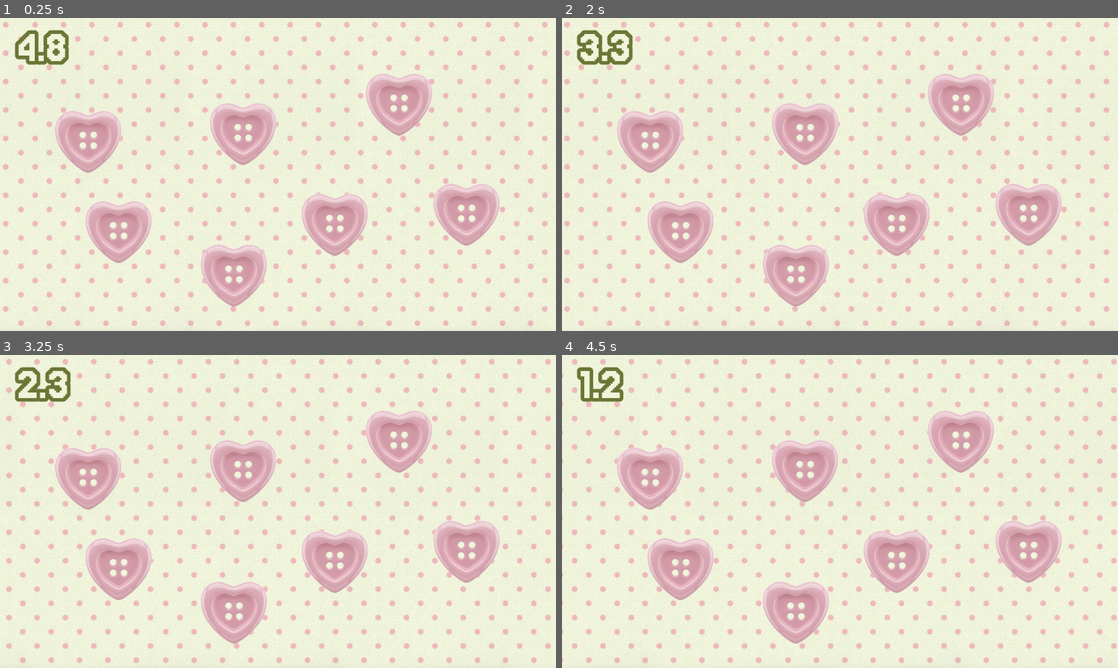
Above: before the commit, frames 1-4 (two rows, left to right).
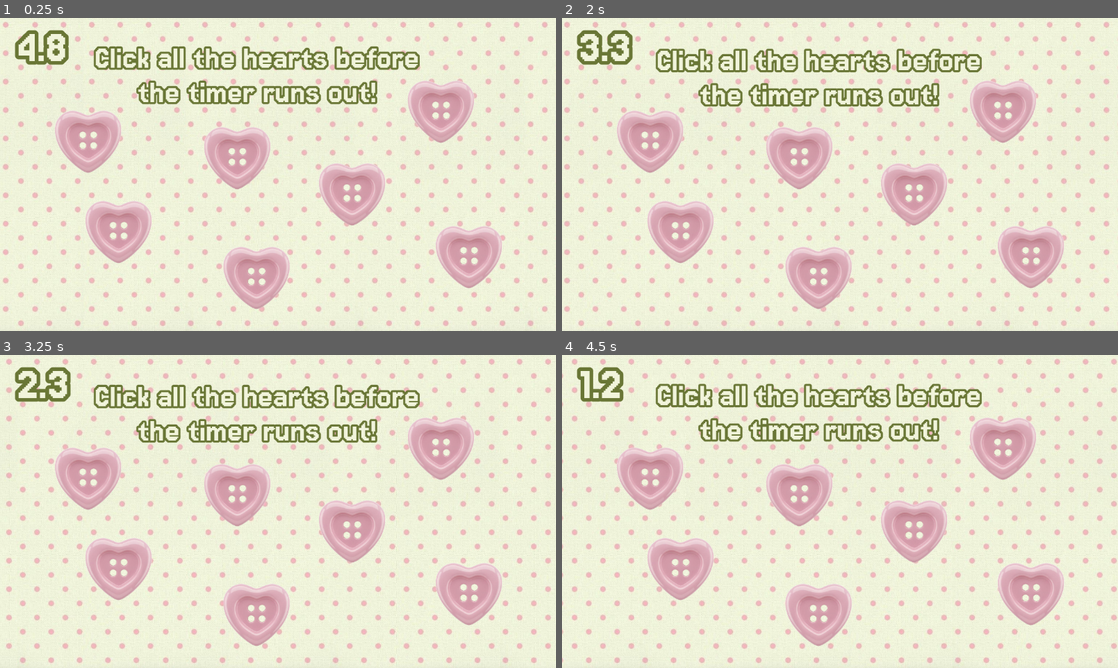
Above: after the commit, the same moments.

Repository: OhKay404/MadMiffy
Game: Godot game, scene res://Scenes/minigame_2.tscn
The game is run twice, just before and just after one commit, with the same random seed, the same clock (stepped at 60 frames per second) and the same inputs. This scene is started directly instead of the project's main scene.
Inputs:
- Up to frame 1 (0.25 s): no input
- Up to frame 2 (2 s): tap Enter (ui_accept) at 0.5, 0.77, 1.52 s; hold Right (ui_right) from 0.53 s (still down)
- Up to frame 3 (3.25 s): release Right (ui_right) at 2.03 s; hold Left (ui_left) 2.03-2.78 s; hold Right (ui_right) from 2.78 s (still down); tap Enter (ui_accept) at 3.02 s
- Up to frame 4 (4.5 s): tap Enter (ui_accept) at 3.77 s; release Right (ui_right) at 4.28 s; hold Left (ui_left) from 4.28 s (still down)

The runs differ from the first frame. In frame 1, 16% of the frame differs, in the area x 16-91%, y 8-94%; in frame 2, 16%; in frame 3, 16%; in frame 4, 16%.

Commit message:
Added game directions to minigame 2 and updated winner and death screen scripts
Global.lives and Global.minigames_done is reset to 0 when the user clicks "Main Menu" button in death and winner screens

Diff:
--- a/Scenes/minigame_2.tscn
+++ b/Scenes/minigame_2.tscn
@@ -1,10 +1,73 @@
-[gd_scene load_steps=6 format=3 uid="uid://c0vc2vc60i6tp"]
+[gd_scene load_steps=10 format=3 uid="uid://c0vc2vc60i6tp"]
 
 [ext_resource type="Texture2D" uid="uid://dedc3ydng1lbe" path="res://Images/MinigameBackground.png" id="1_dfb65"]
 [ext_resource type="Script" uid="uid://c3kq15bu4jq2q" path="res://Scripts/minigame_2.gd" id="1_rfxq2"]
 [ext_resource type="Texture2D" uid="uid://xrmoia2au82d" path="res://Images/Heart.png" id="2_rfxq2"]
 [ext_resource type="Script" uid="uid://dunljtxi5gjuv" path="res://Scripts/button_1.gd" id="3_mmgun"]
 [ext_resource type="PackedScene" uid="uid://ciubhudsjrmgn" path="res://Scenes/themed_timer_scene.tscn" id="4_h684j"]
+[ext_resource type="FontFile" uid="uid://d0hi4fplr7yai" path="res://Fonts/Jersey15-Regular.ttf" id="6_mmgun"]
+
+[sub_resource type="Animation" id="Animation_mmgun"]
+resource_name = "floating_directions"
+length = 2.8
+loop_mode = 1
+tracks/0/type = "value"
+tracks/0/imported = false
+tracks/0/enabled = true
+tracks/0/path = NodePath("Directions:position")
+tracks/0/interp = 2
+tracks/0/loop_wrap = true
+tracks/0/keys = {
+"times": PackedFloat32Array(0, 0.7, 1.4, 2.1, 2.8),
+"transitions": PackedFloat32Array(1, 1, 1, 1, 1),
+"update": 0,
+"values": [Vector2(155, 46), Vector2(155, 53), Vector2(155, 46), Vector2(155, 53), Vector2(155, 46)]
+}
+tracks/1/type = "value"
+tracks/1/imported = false
+tracks/1/enabled = false
+tracks/1/path = NodePath("Directions:modulate")
+tracks/1/interp = 1
+tracks/1/loop_wrap = true
+tracks/1/keys = {
+"times": PackedFloat32Array(1, 1.4, 1.8, 2.2, 2.6, 2.8),
+"transitions": PackedFloat32Array(1, 1, 1, 1, 1, 1),
+"update": 0,
+"values": [Color(1, 1, 1, 1), Color(1, 1, 1, 0.784314), Color(1, 1, 1, 0.584314), Color(1, 1, 1, 0.384314), Color(1, 1, 1, 0.184314), Color(1, 1, 1, 0)]
+}
+
+[sub_resource type="Animation" id="Animation_h684j"]
+length = 0.001
+tracks/0/type = "value"
+tracks/0/imported = false
+tracks/0/enabled = true
+tracks/0/path = NodePath("Directions:position")
+tracks/0/interp = 1
+tracks/0/loop_wrap = true
+tracks/0/keys = {
+"times": PackedFloat32Array(0),
+"transitions": PackedFloat32Array(1),
+"update": 0,
+"values": [Vector2(155, 46)]
+}
+tracks/1/type = "value"
+tracks/1/imported = false
+tracks/1/enabled = false
+tracks/1/path = NodePath("Directions:modulate")
+tracks/1/interp = 1
+tracks/1/loop_wrap = true
+tracks/1/keys = {
+"times": PackedFloat32Array(0),
+"transitions": PackedFloat32Array(1),
+"update": 0,
+"values": [Color(1, 1, 1, 1)]
+}
+
+[sub_resource type="AnimationLibrary" id="AnimationLibrary_wu6l1"]
+_data = {
+&"RESET": SubResource("Animation_h684j"),
+&"floating_directions": SubResource("Animation_mmgun")
+}
 
 [node name="Minigame_2" type="Node2D"]
 script = ExtResource("1_rfxq2")
@@ -29,28 +92,28 @@
 script = ExtResource("3_mmgun")
 
 [node name="Button_2" type="TextureButton" parent="."]
-offset_left = 754.0
-offset_top = 112.0
-offset_right = 974.0
-offset_bottom = 318.0
+offset_left = 841.0
+offset_top = 127.0
+offset_right = 1061.0
+offset_bottom = 333.0
 scale = Vector2(0.657582, 0.657582)
 texture_normal = ExtResource("2_rfxq2")
 script = ExtResource("3_mmgun")
 
 [node name="Button_3" type="TextureButton" parent="."]
-offset_left = 621.0
-offset_top = 361.0
-offset_right = 841.0
-offset_bottom = 567.0
+offset_left = 657.0
+offset_top = 298.0
+offset_right = 877.0
+offset_bottom = 504.0
 scale = Vector2(0.657582, 0.657582)
 texture_normal = ExtResource("2_rfxq2")
 script = ExtResource("3_mmgun")
 
 [node name="Button_4" type="TextureButton" parent="."]
-offset_left = 431.0
-offset_top = 173.0
-offset_right = 651.0
-offset_bottom = 379.0
+offset_left = 419.0
+offset_top = 223.0
+offset_right = 639.0
+offset_bottom = 429.0
 scale = Vector2(0.657582, 0.657582)
 texture_normal = ExtResource("2_rfxq2")
 script = ExtResource("3_mmgun")
@@ -65,22 +128,43 @@
 script = ExtResource("3_mmgun")
 
 [node name="Button_6" type="TextureButton" parent="."]
-offset_left = 412.0
-offset_top = 466.0
-offset_right = 632.0
-offset_bottom = 672.0
+offset_left = 459.0
+offset_top = 471.0
+offset_right = 679.0
+offset_bottom = 677.0
 scale = Vector2(0.657582, 0.657582)
 texture_normal = ExtResource("2_rfxq2")
 script = ExtResource("3_mmgun")
 
 [node name="Button_7" type="TextureButton" parent="."]
-offset_left = 894.0
-offset_top = 340.0
-offset_right = 1114.0
-offset_bottom = 546.0
+offset_left = 899.0
+offset_top = 428.0
+offset_right = 1119.0
+offset_bottom = 634.0
 scale = Vector2(0.657582, 0.657582)
 texture_normal = ExtResource("2_rfxq2")
 script = ExtResource("3_mmgun")
+
+[node name="Directions" type="RichTextLabel" parent="."]
+clip_contents = false
+offset_left = 155.0
+offset_top = 46.0
+offset_right = 909.0
+offset_bottom = 189.0
+theme_override_colors/default_color = Color(0.945098, 0.956863, 0.858824, 1)
+theme_override_colors/font_selected_color = Color(0.945098, 0.956863, 0.858824, 1)
+theme_override_colors/font_outline_color = Color(0.411765, 0.462745, 0.207843, 1)
+theme_override_constants/outline_size = 17
+theme_override_fonts/normal_font = ExtResource("6_mmgun")
+theme_override_font_sizes/normal_font_size = 70
+text = "Click all the hearts before the timer runs out!"
+horizontal_alignment = 1
+
+[node name="DirectionAnimation" type="AnimationPlayer" parent="."]
+libraries = {
+&"": SubResource("AnimationLibrary_wu6l1")
+}
+autoplay = "floating_directions"
 
 [node name="ThemedTimer" parent="." instance=ExtResource("4_h684j")]
 position = Vector2(-5, -5)
--- a/Scenes/title_screen.tscn
+++ b/Scenes/title_screen.tscn
@@ -105,9 +105,9 @@
 [node name="Title" type="RichTextLabel" parent="."]
 clip_contents = false
 offset_left = 173.0
-offset_top = 122.0
+offset_top = 97.0
 offset_right = 751.0
-offset_bottom = 302.0
+offset_bottom = 277.0
 rotation = -4.59386e-05
 theme_override_colors/default_color = Color(0.945098, 0.956863, 0.858824, 1)
 theme_override_colors/font_selected_color = Color(0.945098, 0.956863, 0.858824, 1)
--- a/Scripts/death_screen.gd
+++ b/Scripts/death_screen.gd
@@ -13,3 +13,5 @@
 
 func _on_button_pressed() -> void:
 	get_tree().change_scene_to_file("res://Scenes/title_screen.tscn")
+	Global.lives = 5
+	Global.minigames_done = 0
--- a/Scripts/winner_screen.gd
+++ b/Scripts/winner_screen.gd
@@ -14,3 +14,5 @@
 
 func _on_button_pressed() -> void:
 	get_tree().change_scene_to_file("res://Scenes/title_screen.tscn")
+	Global.lives = 5
+	Global.minigames_done = 0
